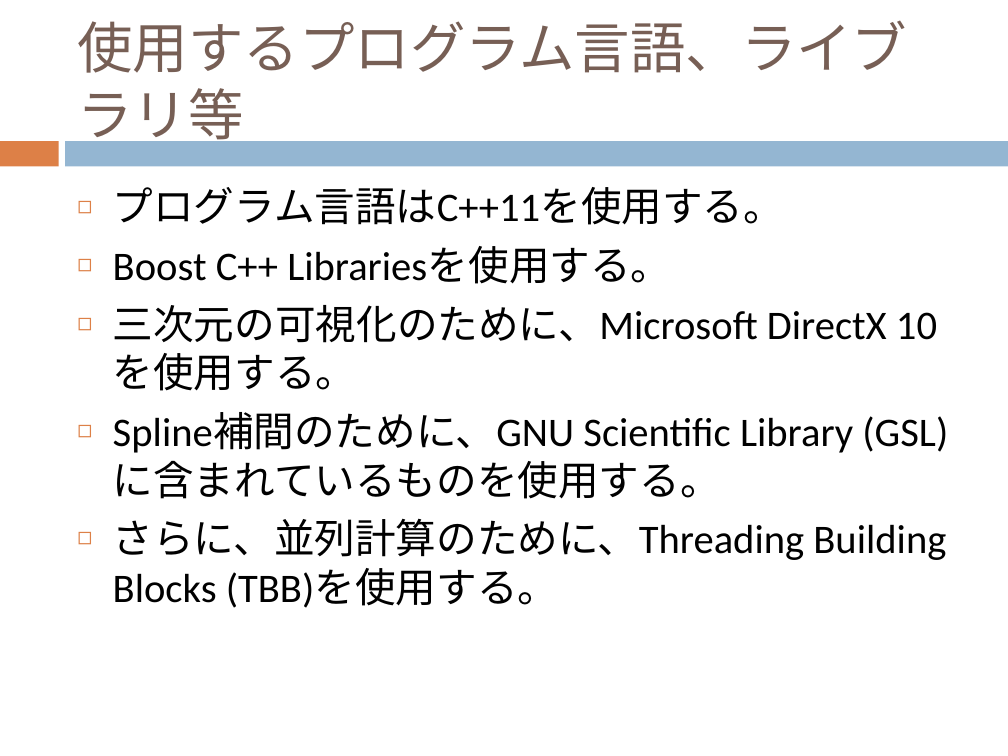
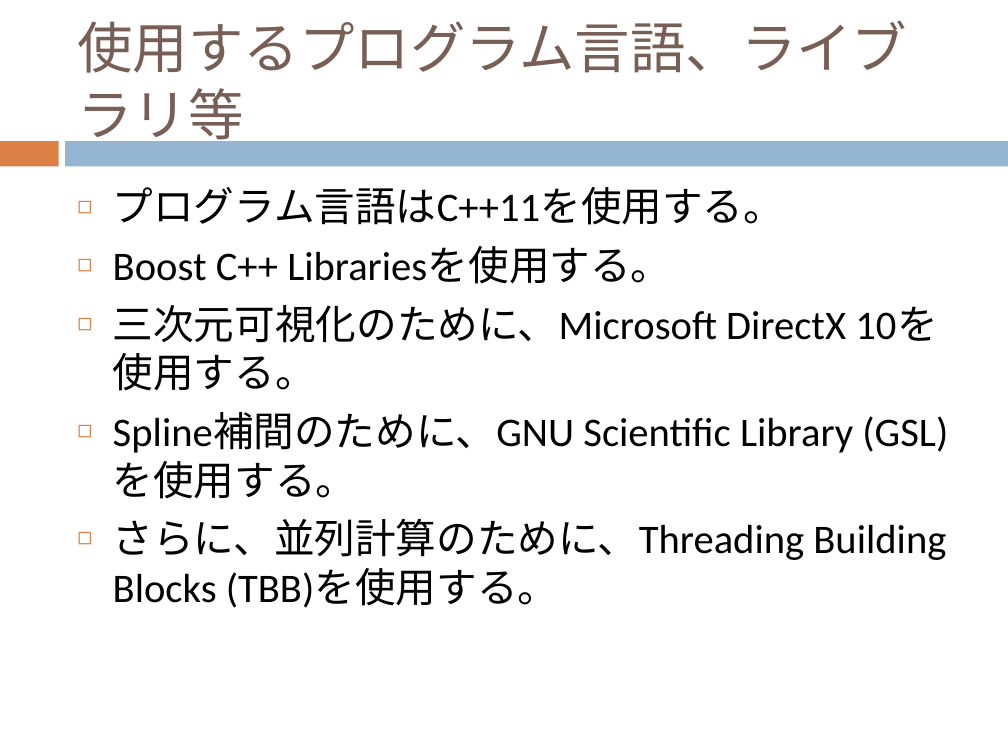
Before and after one commit to dc1394/fukui_sono3, a slide deck: slide 4 of 福井技術者の集い その3 発表資料スライド.pptx. Drawn at 1008x756 pixels with LibreOffice and Linux fonts; fonts in the diff are those of the drawing. Boxes give left, top, right and bottom in pixels: in the first picture for what was removed or moved away, otherwise in the second. Text is boxed around its words. In the diff, an @@ line names an element or a change of style, - is before the commit and + after.

Commit message:
スライド加筆

```diff
--- a/福井技術者の集い その3 発表資料スライド.pptx
+++ b/福井技術者の集い その3 発表資料スライド.pptx
@@ text at (113, 305, 948, 499): text changed @@
-◻ 三次元の可視化のために、Microsoft DirectX 10を使用する。
-◻ Spline補間のために、GNU Scientific Library (GSL)に含まれているものを使用する。
+◻ 三次元可視化のために、Microsoft DirectX 10を使用する。
+◻ Spline補間のために、GNU Scientific Library (GSL)を使用する。
```
Also in this commit, not shown: 4 other slides changed, 2 slides added, 2 other files.
